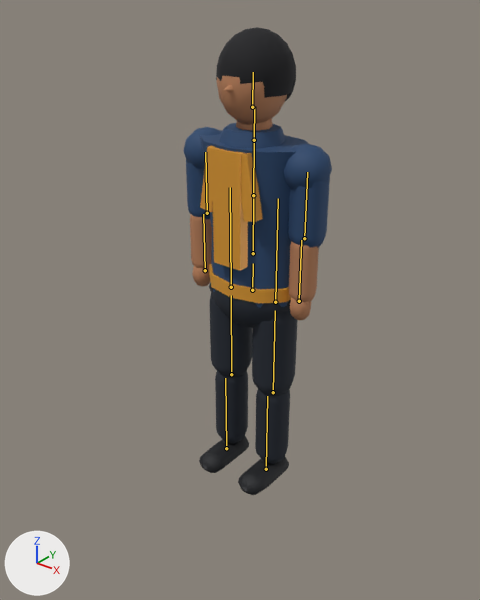
Before and after pictures for a commit that changed the glTF model public/models/dhaka_character.glb.
Camera for both pictures: a 50 mm lens placed at (1.502, -1.961, 2.052), pointed at (0.056, -0.155, 0.932). The axes (+X, +Y, +Z) are drawn at lower left. The lights are the same throughout. The older version comes first. The bones that change, and the others that lie on the model, are drawn over the model as lines.

Names of what the first picture shows: 'AccentMesh', 'HairMesh', 'PantsMesh', 'ShoeMesh', 'SkinMesh', 'TorsoMesh'.
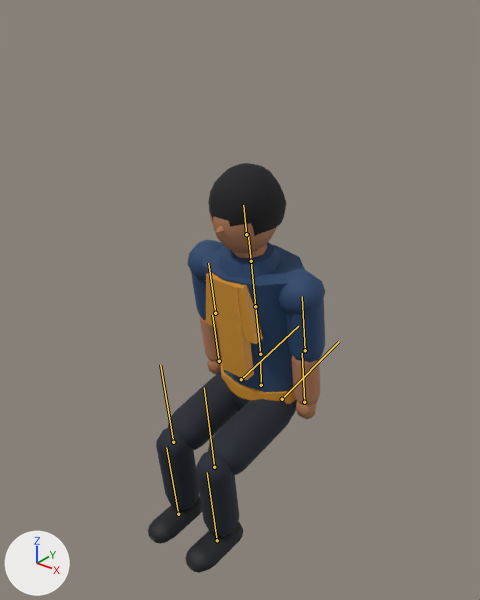
The newer file adds an action. The first version stands in its rest pose; the second is drawn at frame 0 of the action 'VehicleExit'.

Location of each change, [x1, y1, x2, y2] in pixels of the pictures (480 x 600 px):
```json
{"object": "TorsoMesh", "change": "posed", "before": [183, 123, 332, 308], "after": [187, 240, 325, 406], "on screen": "7% narrower, 10% shorter"}
{"object": "PantsMesh", "change": "posed", "before": [209, 283, 297, 464], "after": [156, 371, 297, 537], "on screen": "60% wider, 8% shorter"}
{"object": "AccentMesh", "change": "posed", "before": [200, 145, 291, 303], "after": [206, 272, 296, 404], "on screen": "16% shorter"}
{"object": "SkinMesh", "change": "posed", "before": [190, 76, 319, 320], "after": [200, 214, 320, 419], "on screen": "7% narrower, 16% shorter"}
{"object": "HairMesh", "change": "posed", "before": [216, 27, 296, 101], "after": [208, 163, 286, 236]}
{"object": "ShoeMesh", "change": "posed", "before": [199, 436, 289, 495], "after": [148, 496, 243, 573], "on screen": "30% taller"}
{"bone": "Hips", "before": "(252, 290) to (253, 263)", "after": "(261, 385) to (260, 362)"}
{"bone": "Spine", "before": "(253, 253) to (253, 195)", "after": "(260, 354) to (255, 306)"}
{"bone": "LeftThigh", "before": "(231, 287) to (230, 187)", "after": "(241, 379) to (298, 326)"}
{"bone": "LeftShin", "before": "(231, 374) to (231, 295)", "after": "(173, 442) to (160, 365)"}
{"bone": "RightThigh", "before": "(275, 302) to (278, 198)", "after": "(282, 399) to (339, 341)"}
{"bone": "RightShin", "before": "(273, 392) to (275, 310)", "after": "(214, 467) to (204, 387)"}
```

Scene script edits in JSON lines:
```json
{"block": "bone_hips", "where": "bone_hips = bpy.data.objects['DhakaCharacterRoot'].pose.bones['Hips']"}
{"op": "set", "path": "bone_hips.location", "old": "(0.0, 0.0, 0.0)", "new": "(0.05, -0.44, 0.0)"}
{"op": "set", "path": "bone_hips.rotation_quaternion", "old": "(1.0, 0.0, 0.0, 0.0)", "new": "(0.999, 0.025, -0.025, -0.001)", "note": "degrees (0, 0, 0) -> degrees (3, -3, 0)"}
{"block": "bone_spine", "where": "bone_spine = bpy.data.objects['DhakaCharacterRoot'].pose.bones['Spine']  # child of 'Hips'"}
{"op": "set", "path": "bone_spine.rotation_quaternion", "old": "(1.0, 0.0, 0.0, 0.0)", "new": "(0.999, 0.05, 0.0, 0.0)", "note": "degrees (0, 0, 0) -> degrees (6, 0, 0)"}
{"block": "bone_leftthigh", "where": "bone_leftthigh = bpy.data.objects['DhakaCharacterRoot'].pose.bones['LeftThigh']  # child of 'Hips'"}
{"op": "set", "path": "bone_leftthigh.rotation_quaternion", "old": "(1.0, 0.0, 0.0, 0.0)", "new": "(0.771, -0.637, 0.0, 0.0)", "note": "degrees (0, 0, 0) -> degrees (-79, 0, 0)"}
{"block": "bone_leftshin", "where": "bone_leftshin = bpy.data.objects['DhakaCharacterRoot'].pose.bones['LeftShin']  # child of 'LeftThigh'"}
{"op": "set", "path": "bone_leftshin.rotation_quaternion", "old": "(1.0, 0.0, 0.0, 0.0)", "new": "(0.748, 0.663, 0.0, 0.0)", "note": "degrees (0, 0, 0) -> degrees (83, 0, 0)"}
{"block": "bone_rightthigh", "where": "bone_rightthigh = bpy.data.objects['DhakaCharacterRoot'].pose.bones['RightThigh']  # child of 'Hips'"}
{"op": "set", "path": "bone_rightthigh.rotation_quaternion", "old": "(1.0, 0.0, 0.0, 0.0)", "new": "(0.771, -0.637, 0.0, 0.0)", "note": "degrees (0, 0, 0) -> degrees (-79, 0, 0)"}
{"block": "bone_rightshin", "where": "bone_rightshin = bpy.data.objects['DhakaCharacterRoot'].pose.bones['RightShin']  # child of 'RightThigh'"}
{"op": "set", "path": "bone_rightshin.rotation_quaternion", "old": "(1.0, 0.0, 0.0, 0.0)", "new": "(0.748, 0.663, 0.0, 0.0)", "note": "degrees (0, 0, 0) -> degrees (83, 0, 0)"}
```
